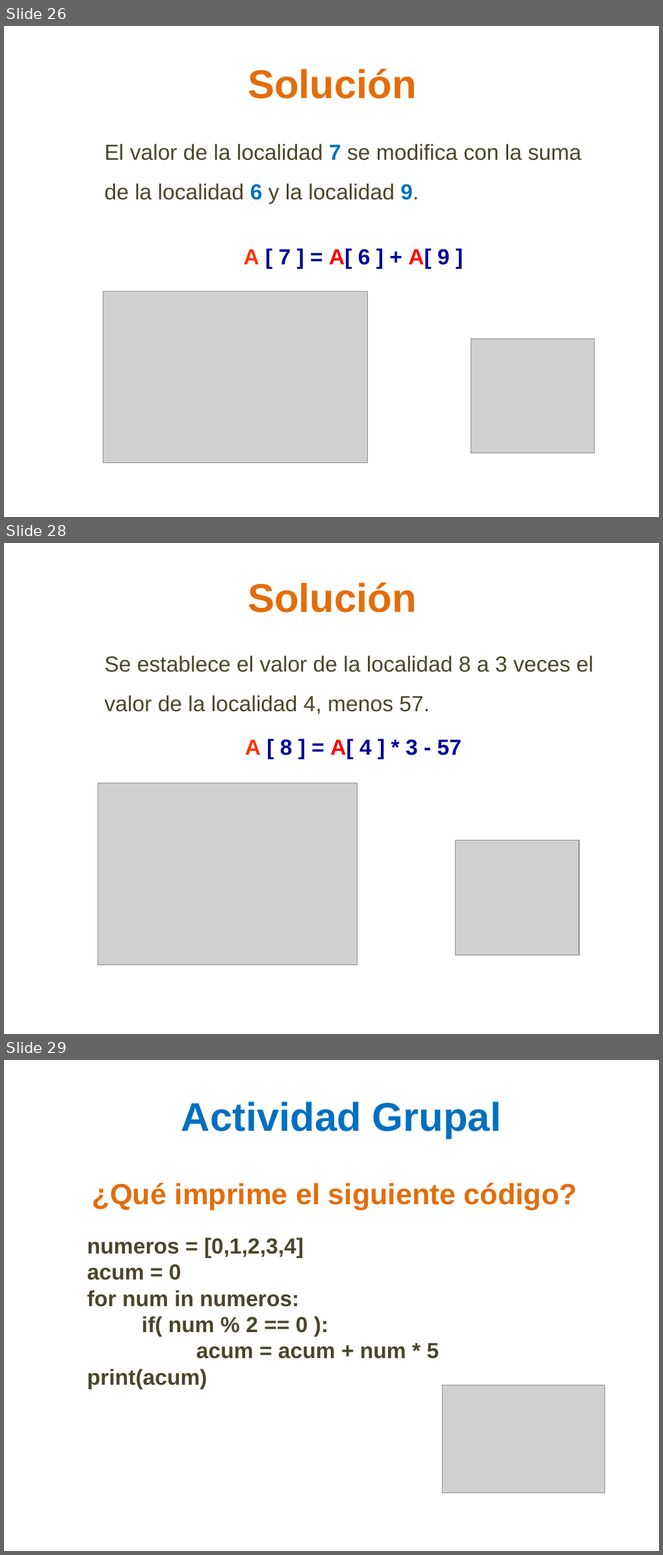
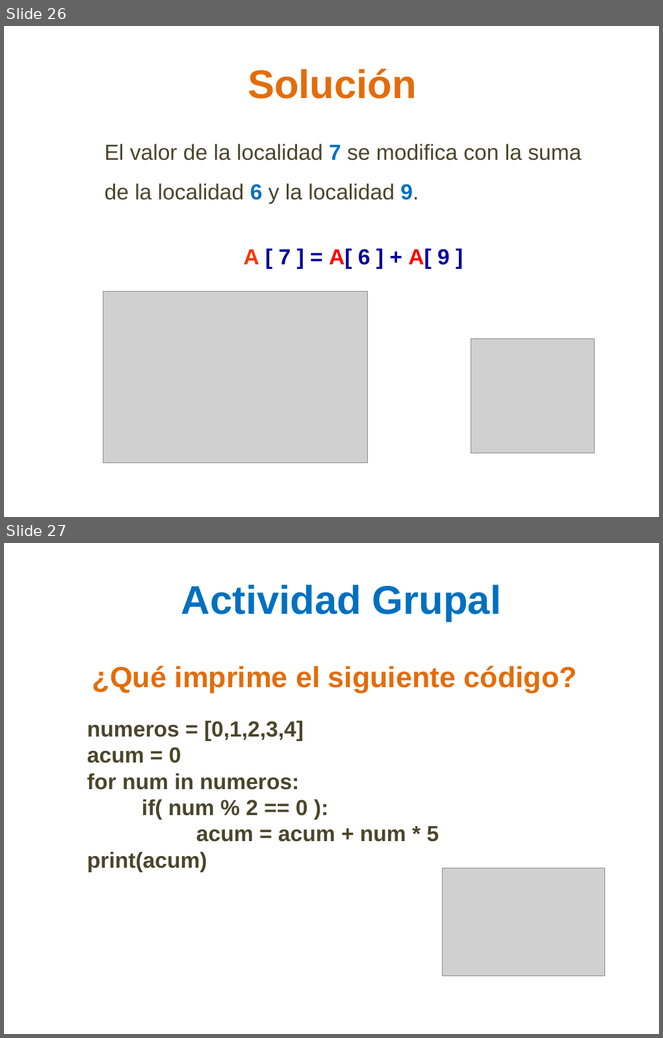
Before and after one commit to lizetheP/PensamientoC, a slide deck: CalendarioAgo21/presentaciones/9_ListasArreglos.pptx. Shown one above the other, each under a label of ours: slides 26, 28 and 29 before the commit, slides 26 and 27 after it; the slides between them are not shown. The pictures are 663x1555 and 663x1038 pixels, drawn with LibreOffice and Linux fonts; fonts in the diff are those of the drawing; grey boxes stand for pictures. Boxes give left, top, right and bottom in pixels: in the first picture for what was removed or moved away, otherwise in the second. Text is boxed around its words. In the diff, an @@ line names an element or a change of style, - is before the commit and + after.

```diff
--- a/CalendarioAgo21/presentaciones/9_ListasArreglos.pptx
+++ b/CalendarioAgo21/presentaciones/9_ListasArreglos.pptx
@@ slide 28 removed at bbox=[4, 543, 659, 1034], background #FFFFFF @@
@@ text removed at bbox=[248, 582, 417, 613] @@
-Solución
@@ text removed at bbox=[105, 655, 594, 759] @@
-Se establece el valor de la localidad 8 a 3 veces el valor de la localidad 4, menos 57.
-A [ 8 ] = A[ 4 ] * 3 - 57
@@ picture removed at bbox=[98, 783, 357, 965] @@
@@ picture removed at bbox=[456, 841, 579, 955] @@
@@ what was slide 29 is now slide 27 @@
```
Also in this commit, not shown: 2 slides changed, 1 other slide removed.
